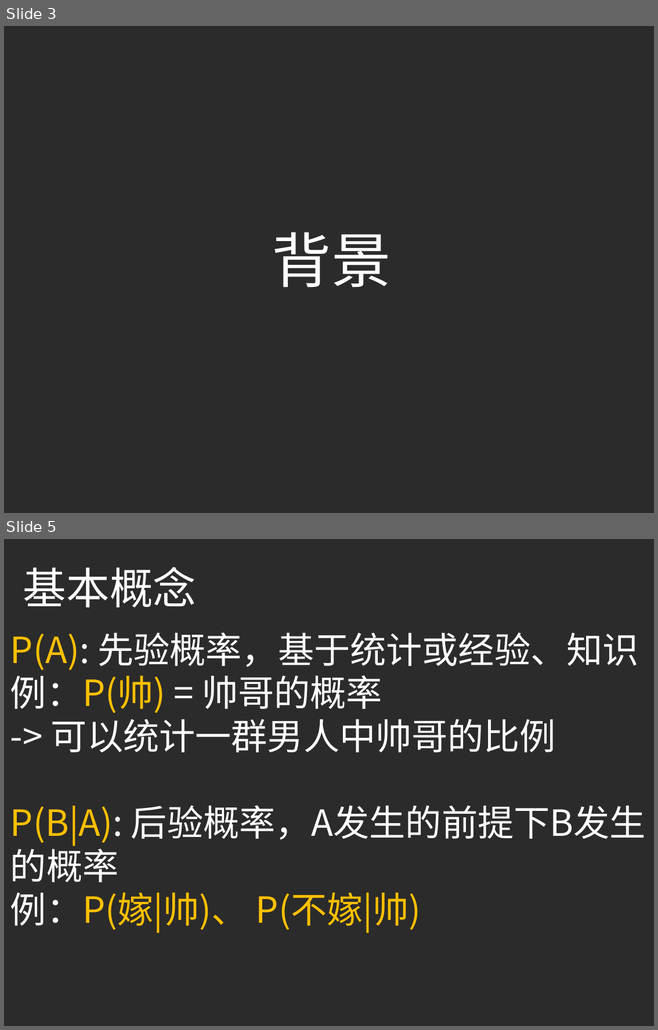
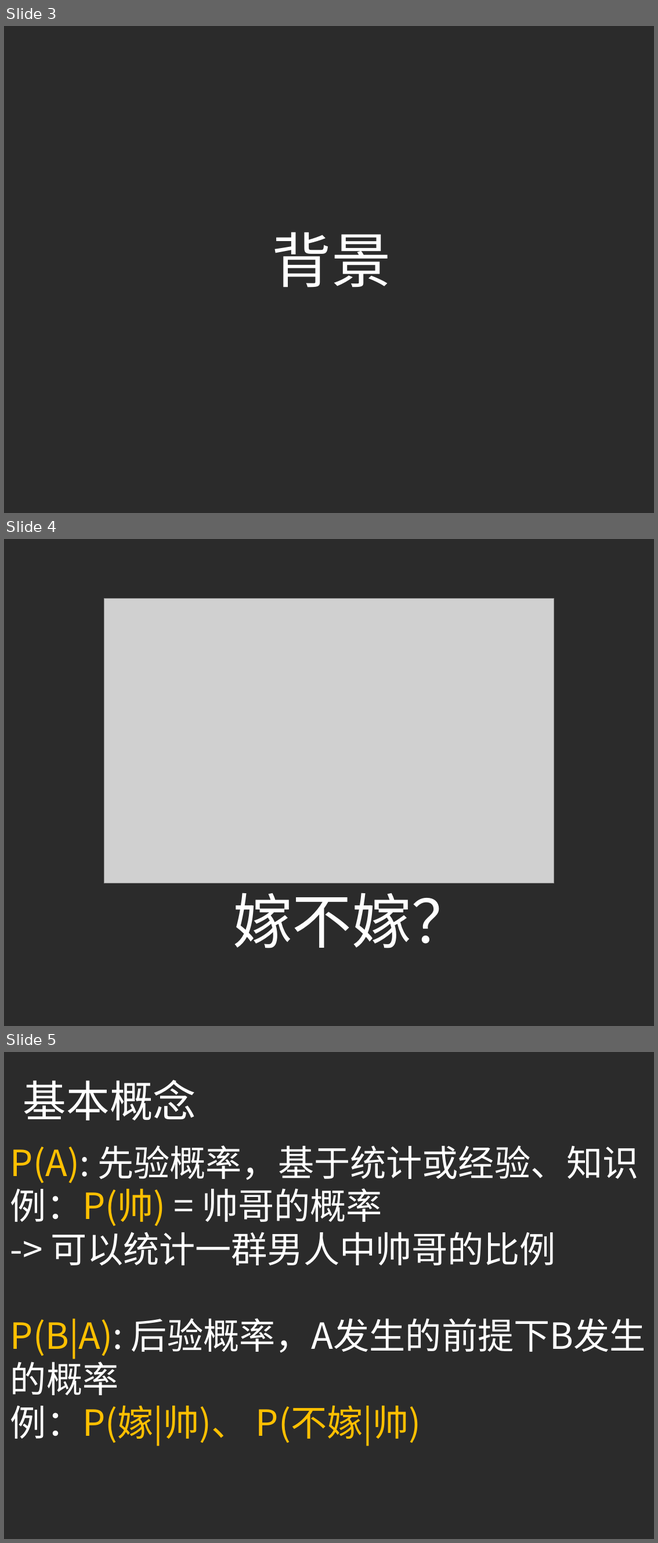
Before and after one commit to ouriris/ml-course, a slide deck: chapter.4/ppt/ML_CH4_Naive_Bayes.pptx. Shown one above the other, each under a label of ours: slides 3 and 5 before the commit, slides 3, 4 and 5 after it; the slides between them are not shown. The pictures are 658x1030 and 658x1543 pixels, drawn with LibreOffice and Linux fonts; fonts in the diff are those of the drawing; grey boxes stand for pictures; background and template pictures are left out; a plain dark background stands for a picture behind light text. Boxes give left, top, right and bottom in pixels: in the first picture for what was removed or moved away, otherwise in the second. Text is boxed around its words. In the diff, an @@ line names an element or a change of style, - is before the commit and + after.

```diff
--- a/chapter.4/ppt/ML_CH4_Naive_Bayes.pptx
+++ b/chapter.4/ppt/ML_CH4_Naive_Bayes.pptx
@@ slide 4 added at (4, 539, 654, 1026), background picture (left out) @@
@@ picture added at (104, 599, 554, 884) @@
@@ title added at (233, 883, 471, 948), 66 pt, text #FFFFFF @@
+嫁不嫁？
```
Also in this commit, not shown: 1 slide changed, 6 other slides added, 1 slide removed, 1 other file.
